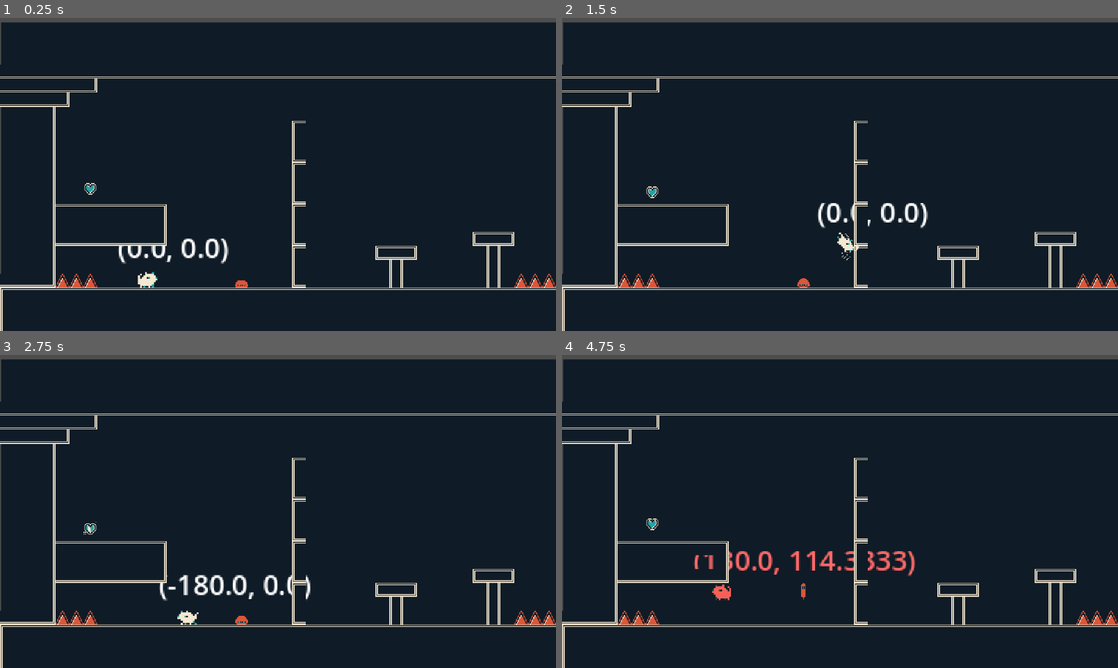
Above: before the commit, frames 1-4 (two rows, left to right).
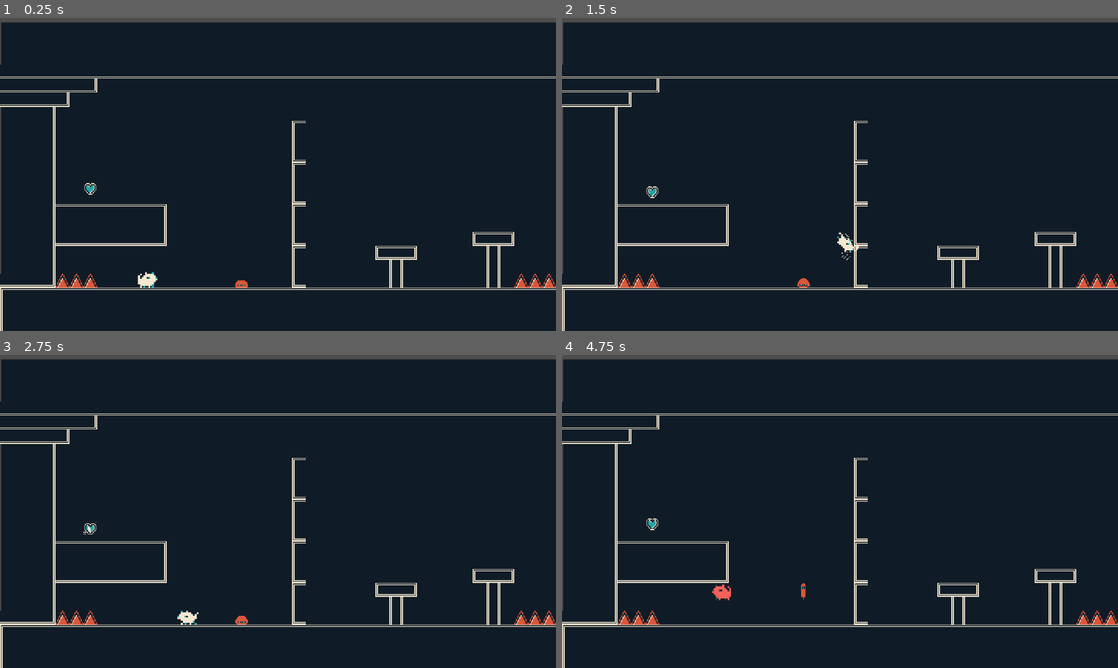
Above: after the commit, the same moments.

Repository: Vicenthresh/2d-platformer
Game: Godot game, scene res://levels/level.tscn
Same seed, same stepped clock (60 frames per second), same inputs: the game is played once before the commit and once after it.
Inputs:
- Up to frame 1 (0.25 s): no input
- Up to frame 2 (1.5 s): tap Enter (ui_accept) at 0.5 s; hold Right (ui_right) from 0.53 s (still down); tap Shift (dash) at 0.6, 1.35 s; tap W (jump) at 0.77 s
- Up to frame 3 (2.75 s): tap W (jump) at 1.52 s; release Right (ui_right) at 2.03 s; hold Left (ui_left) from 2.03 s (still down); tap Shift (dash) at 2.1 s
- Up to frame 4 (4.75 s): release Left (ui_left) at 2.78 s; hold Right (ui_right) 2.78-4.28 s; tap Shift (dash) at 2.85, 3.6, 4.35 s; tap W (jump) at 3.02, 3.77, 4.52 s; tap R (reset) at 4.15 s; hold Left (ui_left) from 4.28 s (still down)

The runs differ from the first frame. In frame 1, 0.5% of the frame differs, in the area x 21-42%, y 70-79%; in frame 2, 0.5%; in frame 3, 0.7%; in frame 4, 1.0%, in the area x 23-64%, y 62-71%.

Commit message:
feat: add additional Camera2D and associated UI elements

Diff:
--- a/levels/level.tscn
+++ b/levels/level.tscn
@@ -67,6 +67,39 @@
 text = "test"
 script = ExtResource("7_aages")
 
+[node name="Camera2D2" type="Camera2D" parent="." node_paths=PackedStringArray("player")]
+position = Vector2(140, 302)
+limit_left = 0
+limit_bottom = 360
+limit_smoothed = true
+position_smoothing_speed = 24.0
+drag_horizontal_enabled = true
+drag_vertical_enabled = true
+drag_top_margin = 0.05
+drag_right_margin = 0.05
+drag_bottom_margin = 0.5
+editor_draw_limits = true
+editor_draw_drag_margin = true
+script = ExtResource("7_d5x7l")
+player = NodePath("../Player")
+
+[node name="HP_UI" parent="Camera2D2" instance=ExtResource("8_k2a4y")]
+visible = false
+anchors_preset = -1
+offset_left = -28.0
+offset_top = -18.0
+offset_right = -28.0
+offset_bottom = -18.0
+
+[node name="Label2" type="Label" parent="Camera2D2"]
+visible = false
+offset_left = -10.75
+offset_top = -64.0
+offset_right = 29.25
+offset_bottom = -41.0
+text = "test"
+script = ExtResource("7_aages")
+
 [node name="CanvasLayer2" type="CanvasLayer" parent="."]
 layer = -10
 
@@ -84,6 +117,7 @@
 position = Vector2(169, 304)
 
 [node name="Label" type="Label" parent="Player"]
+visible = false
 offset_left = -17.0
 offset_top = -32.0
 offset_right = 16.0
